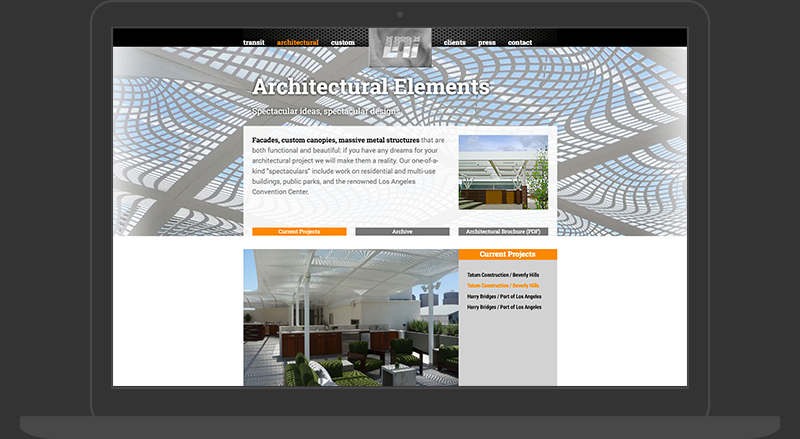
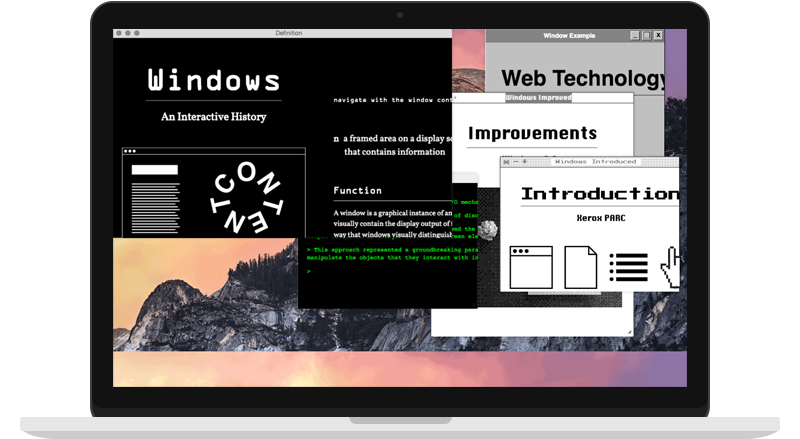
Revision of a layered 800 × 439 image; what changed, layer by layer:
added group "MacBook Pro" with 9 layers above "MacBook Pro Outline" over 20, 1, 780, 439
added layer "Camera" in group "MacBook Pro" over 397, 12, 403, 18
added layer "Opening" in group "MacBook Pro" over 349, 417, 452, 424
added layer "Keyboard" in group "MacBook Pro" over 20, 417, 780, 431
added layer "Keyboard Base" in group "MacBook Pro" over 22, 430, 779, 439
added layer "design" (1st of 2, in "MacBook Pro") in group "MacBook Pro" over 113, 29, 687, 387
added layer "Layer 3" in group "MacBook Pro" over 113, 29, 687, 387
added layer "Screen stroke" in group "MacBook Pro" over 92, 3, 708, 408
added layer "Screen Background" in group "MacBook Pro" over 92, 3, 708, 429
added layer "Screen Shell" in group "MacBook Pro" over 90, 1, 710, 429
hid group "MacBook Pro Outline" (3 layers) over 20, 0, 780, 439
renamed "Place Your Screenshot Here" to "design", painted on it over 113, 28, 687, 387
hid "Background" over 0, 0, 800, 439
